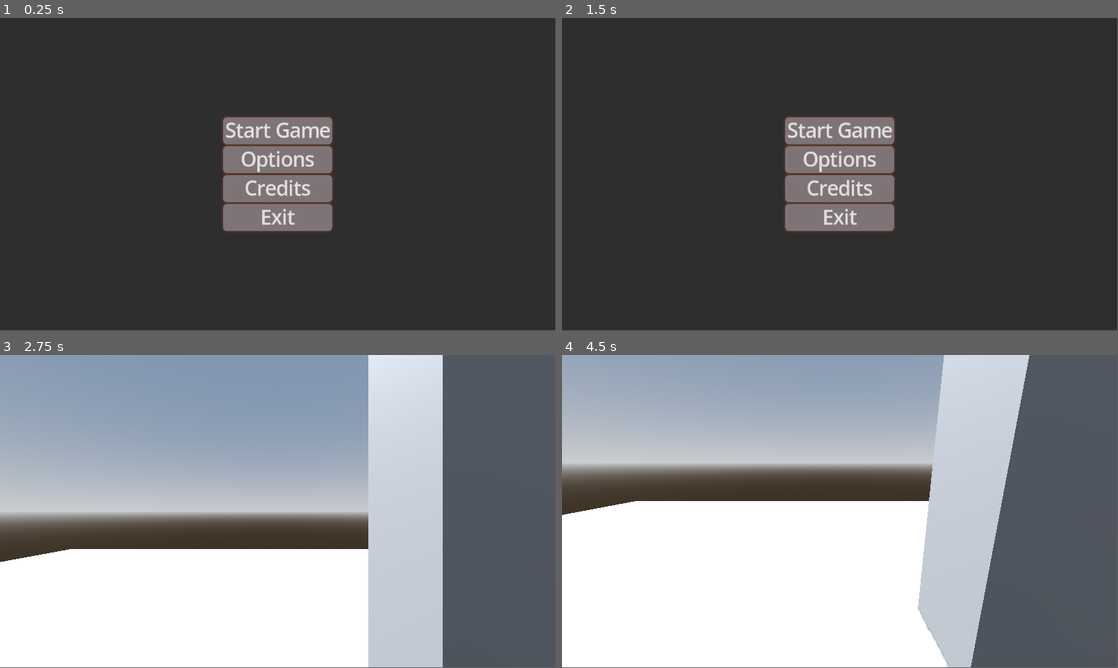
Above: before the commit, frames 1-4 (two rows, left to right).
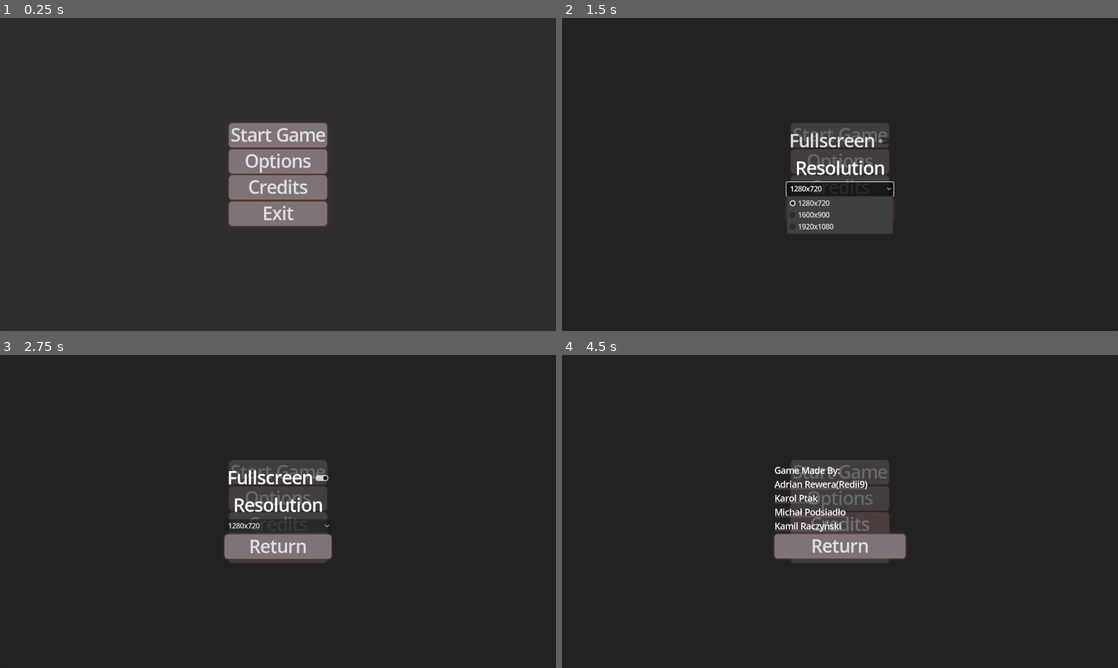
Above: after the commit, the same moments.

Repository: Redii9/Projekt_Gra_FPS
Game: Godot game, scene res://Scenes/menu.tscn
The game is run twice, just before and just after one commit, with the same random seed, the same clock (stepped at 60 frames per second) and the same inputs.
Inputs (mouse positions are in pixels of both pictures, inside the frame that each line leads up to):
- Up to frame 1 (0.25 s): no input
- Up to frame 2 (1.5 s): click "Options" at 0.5 s; click (840, 190) at 1.25 s, where only the run after the commit has a clickable "1280x720"
- Up to frame 3 (2.75 s): click "Start Game" at 2 s
- Up to frame 4 (4.5 s): click (840, 470) at 2.75 s, where only the run after the commit has a clickable "Start Game"; click (840, 545) at 3.5 s, where only the run after the commit has a clickable "Return"; click (840, 524) at 4.25 s, where only the run after the commit has a clickable "Credits"
The window is 799x449 before the commit and 800x450 after it. Grey fills any space a smaller window leaves; there, only what the larger window draws over its background counts as a difference.

The runs differ from the first frame. In frame 1, 3.4% of the frame differs, in the area x 40-60%, y 31-69%; in frame 2, 7.0%; in frame 3, 99%, in the area x 0-100%, y 0-100%; in frame 4, 99%.

Commit message:
Opcje
- Została dodana możliwość zmiany rozdzielczości
- Index rozdzielczości jest zapisywany do pliku
- Zostały dodane zabezpieczenia na zmiany w pliku zapisu

Diff:
--- a/Scenes/options.tscn
+++ b/Scenes/options.tscn
@@ -41,7 +41,7 @@
 shadow_color = Color(0.443323, 0.234534, 0.161196, 0.6)
 shadow_size = 5
 
-[node name="Options" type="Control" node_paths=PackedStringArray("fullscreen_button")]
+[node name="Options" type="Control" node_paths=PackedStringArray("fullscreen_button", "resolutions_button")]
 layout_mode = 3
 anchors_preset = 15
 anchor_right = 1.0
@@ -50,6 +50,7 @@
 grow_vertical = 2
 script = ExtResource("1_prnvy")
 fullscreen_button = NodePath("Control/VBoxContainer/fullscreen")
+resolutions_button = NodePath("Control/VBoxContainer/resolutions")
 
 [node name="Panel" type="Panel" parent="."]
 layout_mode = 1
@@ -94,6 +95,22 @@
 theme_override_styles/focus = SubResource("StyleBoxFlat_prnvy")
 text = "Fullscreen"
 
+[node name="Label" type="Label" parent="Control/VBoxContainer"]
+layout_mode = 2
+theme_override_font_sizes/font_size = 40
+text = "Resolution"
+horizontal_alignment = 1
+
+[node name="resolutions" type="OptionButton" parent="Control/VBoxContainer"]
+layout_mode = 2
+item_count = 3
+popup/item_0/text = "1280x720"
+popup/item_0/id = 0
+popup/item_1/text = "1600x900"
+popup/item_1/id = 1
+popup/item_2/text = "1920x1080"
+popup/item_2/id = 2
+
 [node name="return" type="Button" parent="Control/VBoxContainer"]
 layout_mode = 2
 theme_override_font_sizes/font_size = 40
@@ -104,4 +121,5 @@
 text = "Return"
 
 [connection signal="toggled" from="Control/VBoxContainer/fullscreen" to="." method="_on_fullscreen_toggled"]
+[connection signal="item_selected" from="Control/VBoxContainer/resolutions" to="." method="_on_resolutions_item_selected"]
 [connection signal="pressed" from="Control/VBoxContainer/return" to="." method="_on_return_pressed"]
--- a/Scripts/menu.gd
+++ b/Scripts/menu.gd
@@ -5,9 +5,16 @@
 
 var config = ConfigFile.new()
 
+var resolutions: Array[Vector2] = [
+	Vector2(1280, 720),
+	Vector2(1600, 900),
+	Vector2(1920, 1080)
+]
+
 func _ready() -> void:
 	config.load("user://settings.cfg")
 	load_fullscreen()
+	load_resolutions()
 	# sciezka do katalogu testowanie:
 	print("Ścieżka do katalogu user://: ", OS.get_user_data_dir())
 	OS.shell_open(OS.get_user_data_dir())
@@ -28,6 +35,7 @@
 
 	var options = load("res://Scenes/options.tscn").instantiate()
 	options.add_to_group("options_instances")
+	options.resolutions = resolutions
 	options.menu = self # Przekazanie referencji do menu
 	get_tree().root.add_child(options)
 
@@ -49,3 +57,24 @@
 		get_window().mode = Window.MODE_FULLSCREEN
 	else:
 		get_window().mode = Window.MODE_WINDOWED
+
+func load_resolutions() -> void:
+	var resolution = config.get_value("video", "resolution", 0)
+	if resolution >= 0 and resolution < resolutions.size():
+		if !get_window().mode == Window.MODE_FULLSCREEN:
+			var selected_resolution = resolutions[resolution]
+			get_window().size = selected_resolution
+	else:
+		if !get_window().mode == Window.MODE_FULLSCREEN:
+			var selected_resolution = resolutions[0]
+			get_window().size = selected_resolution
+		config.set_value("video", "resolution", 0)
+		config.save("user://settings.cfg")
+	center_window()
+
+func center_window() -> void:
+	var screen_size = DisplayServer.screen_get_size()
+	var window_size = get_window().size
+
+	var new_position = (screen_size - window_size) / 2
+	get_window().position = new_position
--- a/Scripts/options.gd
+++ b/Scripts/options.gd
@@ -4,10 +4,14 @@
 var config = ConfigFile.new()
 
 @export var fullscreen_button: CheckButton
+@export var resolutions_button: OptionButton
+
+var resolutions: Array[Vector2] = []
 
 func _ready() -> void:
 	config.load("user://settings.cfg")
 	load_fullscreen()
+	load_resolutions()
 
 func _on_return_pressed() -> void:
 	# Usuniecie wszystkich instancji w grupie
@@ -30,5 +34,35 @@
 		get_window().mode = Window.MODE_FULLSCREEN
 	else:
 		get_window().mode = Window.MODE_WINDOWED
+		load_resolutions()
 	config.set_value("video", "fullscreen", toggled_on)
 	config.save("user://settings.cfg")
+
+func load_resolutions() -> void:
+	var resolution = config.get_value("video", "resolution", 0)
+	resolutions_button.selected = resolution
+	set_resolution(resolution)
+
+func set_resolution(index: int) -> void:
+	var selected_resolution = resolutions[index]
+	if get_window().mode == Window.MODE_FULLSCREEN:
+		config.set_value("video", "resolution", index)
+		config.save("user://settings.cfg")
+		return
+	get_window().mode = Window.MODE_WINDOWED
+	get_window().size = selected_resolution
+
+	center_window()
+
+	config.set_value("video", "resolution", index)
+	config.save("user://settings.cfg")
+
+func center_window() -> void:
+	var screen_size = DisplayServer.screen_get_size()
+	var window_size = get_window().size
+
+	var new_position = (screen_size - window_size) / 2
+	get_window().position = new_position
+
+func _on_resolutions_item_selected(index: int) -> void:
+	set_resolution(index)
--- a/project.godot
+++ b/project.godot
@@ -17,7 +17,11 @@
 
 [display]
 
+window/size/viewport_width=1280
+window/size/viewport_height=720
 window/size/mode=3
+window/stretch/mode="canvas_items"
+window/stretch/aspect="expand"
 
 [file_customization]
 
